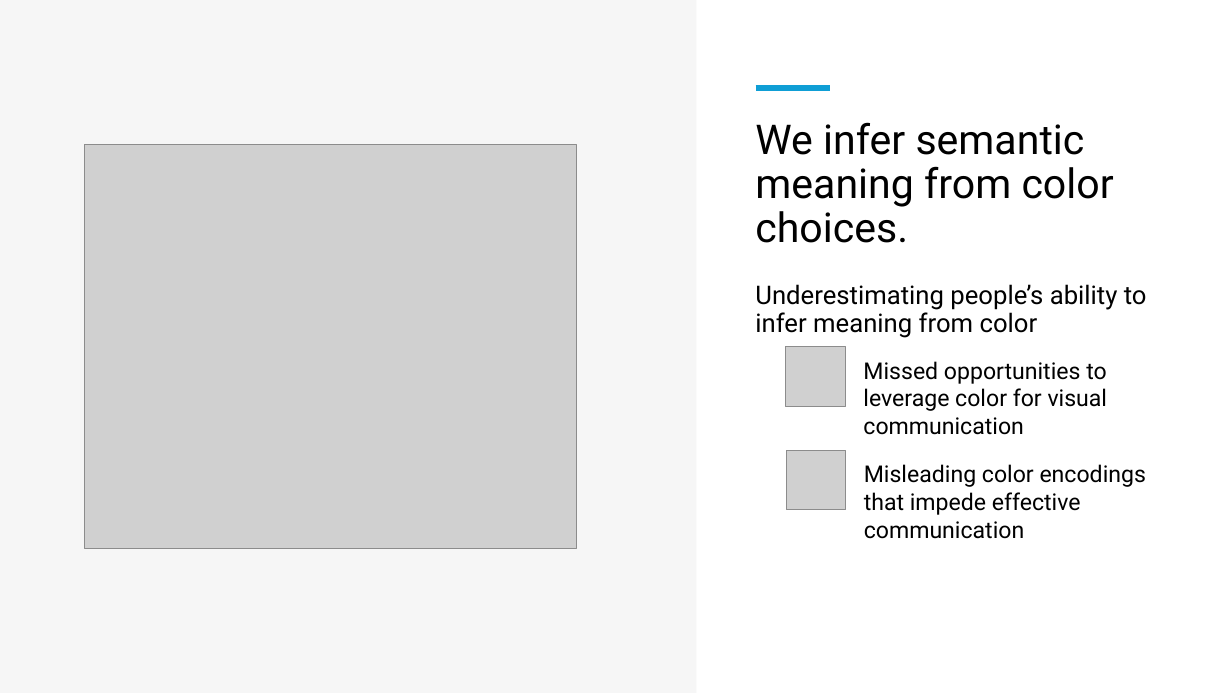
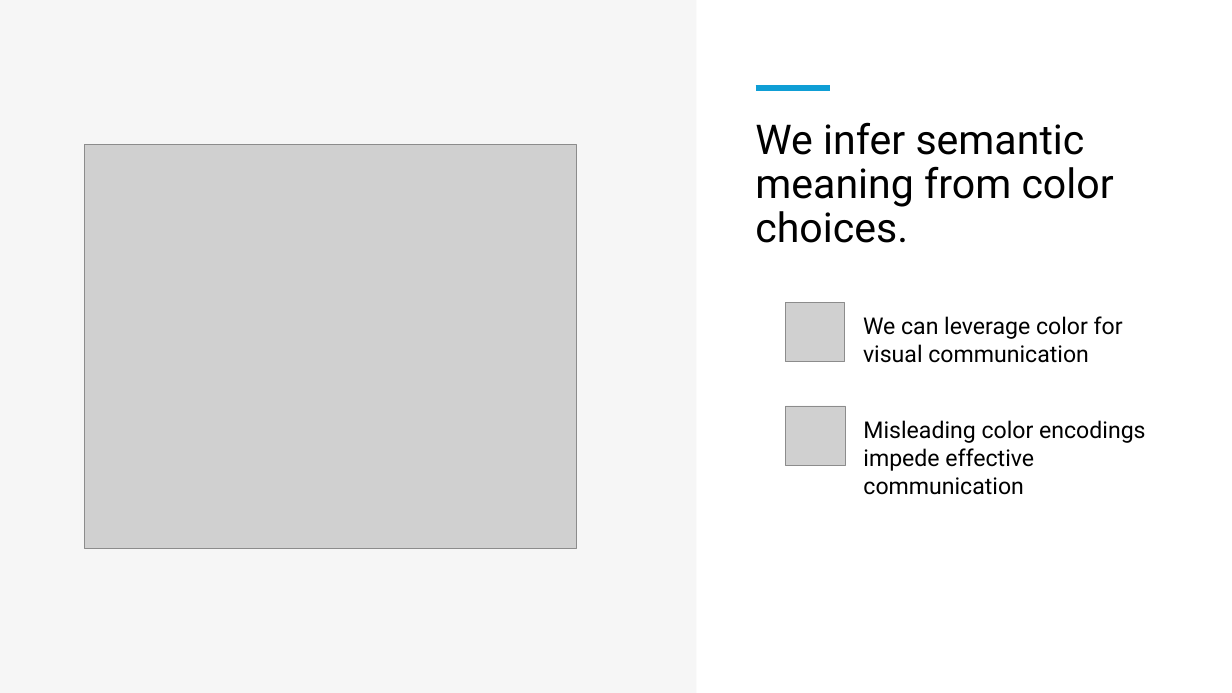
Before and after one commit to ryan-moreno/BMI_771_project, a slide deck: slide 3 of Presentation.pptx. Drawn at 1232x693 pixels with LibreOffice and Linux fonts; fonts in the diff are those of the drawing; grey boxes stand for pictures. Boxes give left, top, right and bottom in pixels: in the first picture for what was removed or moved away, otherwise in the second. Text is boxed around its words. In the diff, an @@ line names an element or a change of style, - is before the commit and + after.

```diff
--- a/Presentation.pptx
+++ b/Presentation.pptx
@@ text removed at (755,284,1147,338) @@
-Underestimating people’s ability to infer meaning from color
@@ picture: place and size @@
-picture at (786,347,846,407)
+picture at (786,302,846,362)
@@ text at (863,316,1123,363): text changed @@
-Missed opportunities to leverage color for visual communication
+We can leverage color for visual communication
@@ picture: place and size @@
-picture at (787,450,847,510)
+picture at (786,406,846,466)
@@ text at (863,420,1145,495): text changed @@
-Misleading color encodings that impede effective communication
+Misleading color encodings impede effective communication
```
Also in this commit, not shown: 16 other slides changed, 2 slides added, 2 slides removed.
